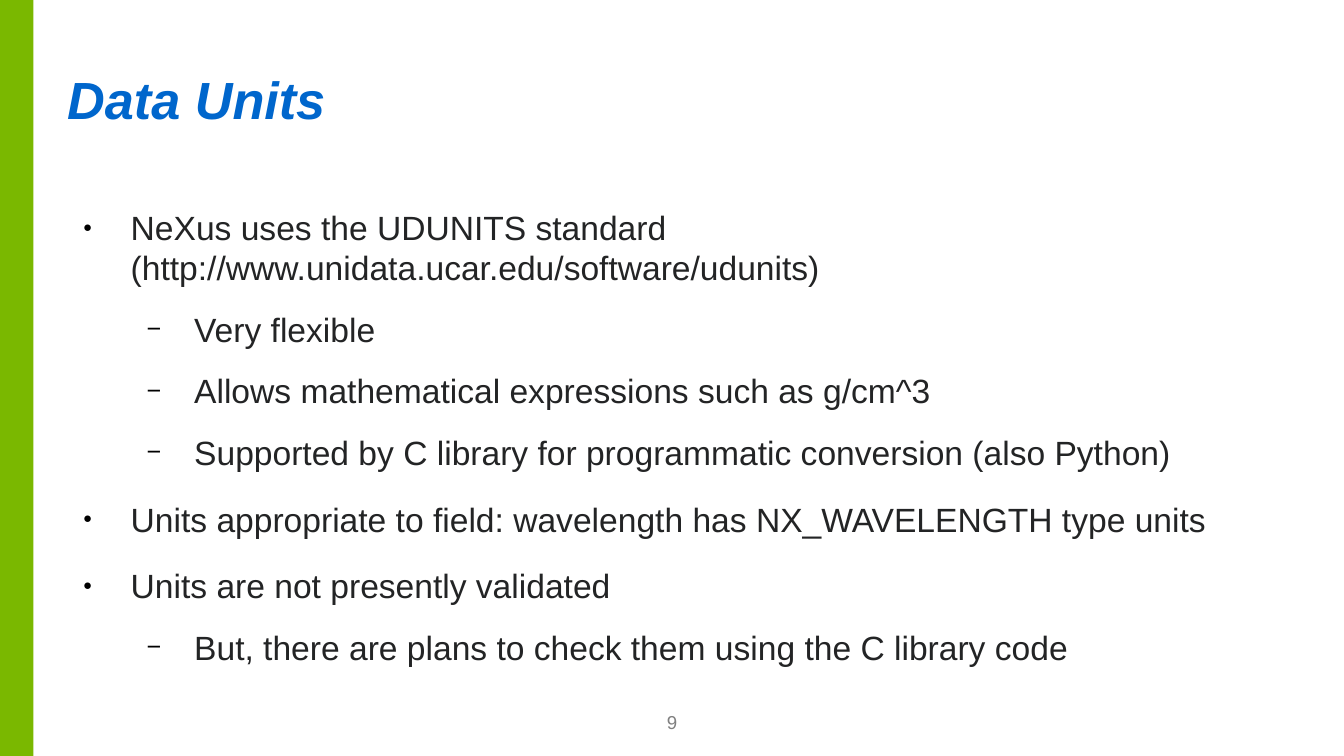
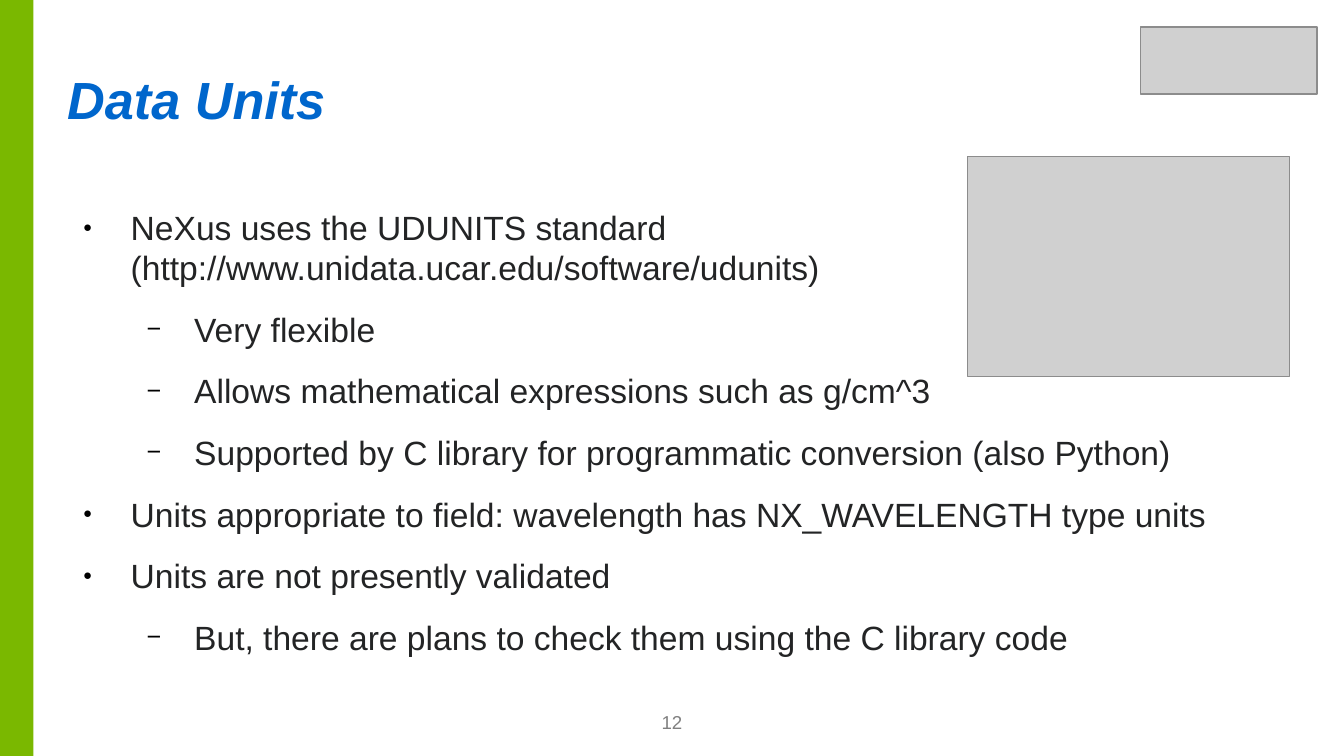
Before and after one commit to nexusformat/communications, a slide deck: slide 12 of 2017/NeXus-Intro.odp (slide 9 before the commit). Drawn at 1344x756 pixels with LibreOffice and Linux fonts; fonts in the diff are those of the drawing; grey boxes stand for pictures; background and template pictures are left out. Boxes give left, top, right and bottom in pixels: in the first picture for what was removed or moved away, otherwise in the second. Text is boxed around its words. In the diff, an @@ line names an element or a change of style, - is before the commit and + after.

```diff
--- a/2017/NeXus-Intro.odp
+++ b/2017/NeXus-Intro.odp
@@ picture added at (1141,27,1317,94) @@
@@ picture added at (968,156,1290,376) @@
@@ text at (131,215,1206,595): less space between paragraphs @@
@@ page number at (662,716,683,729): text changed @@
-9
+12
```
Also in this commit, not shown: 18 other slides changed, 11 slides added, 6 slides removed, 1 other file.
